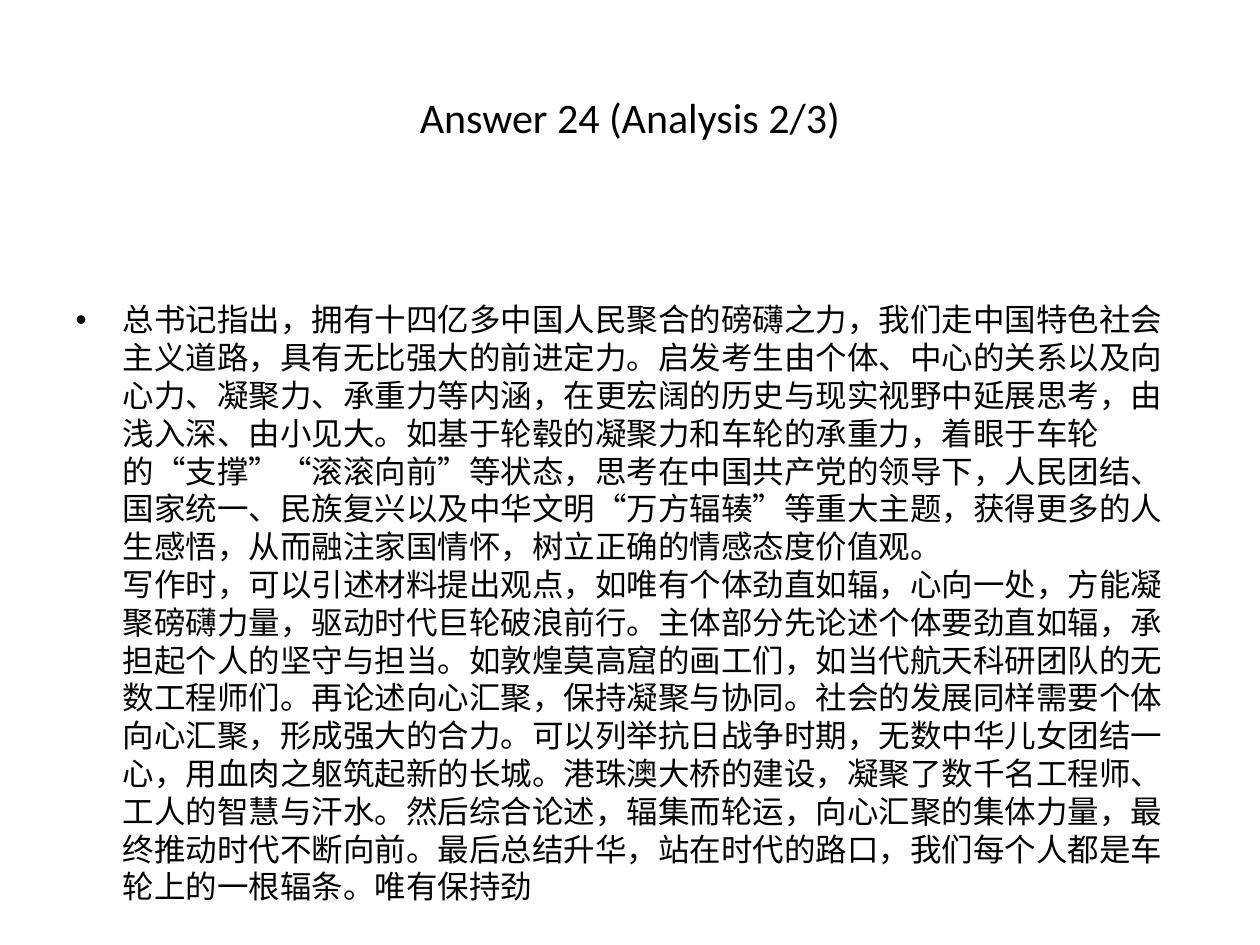
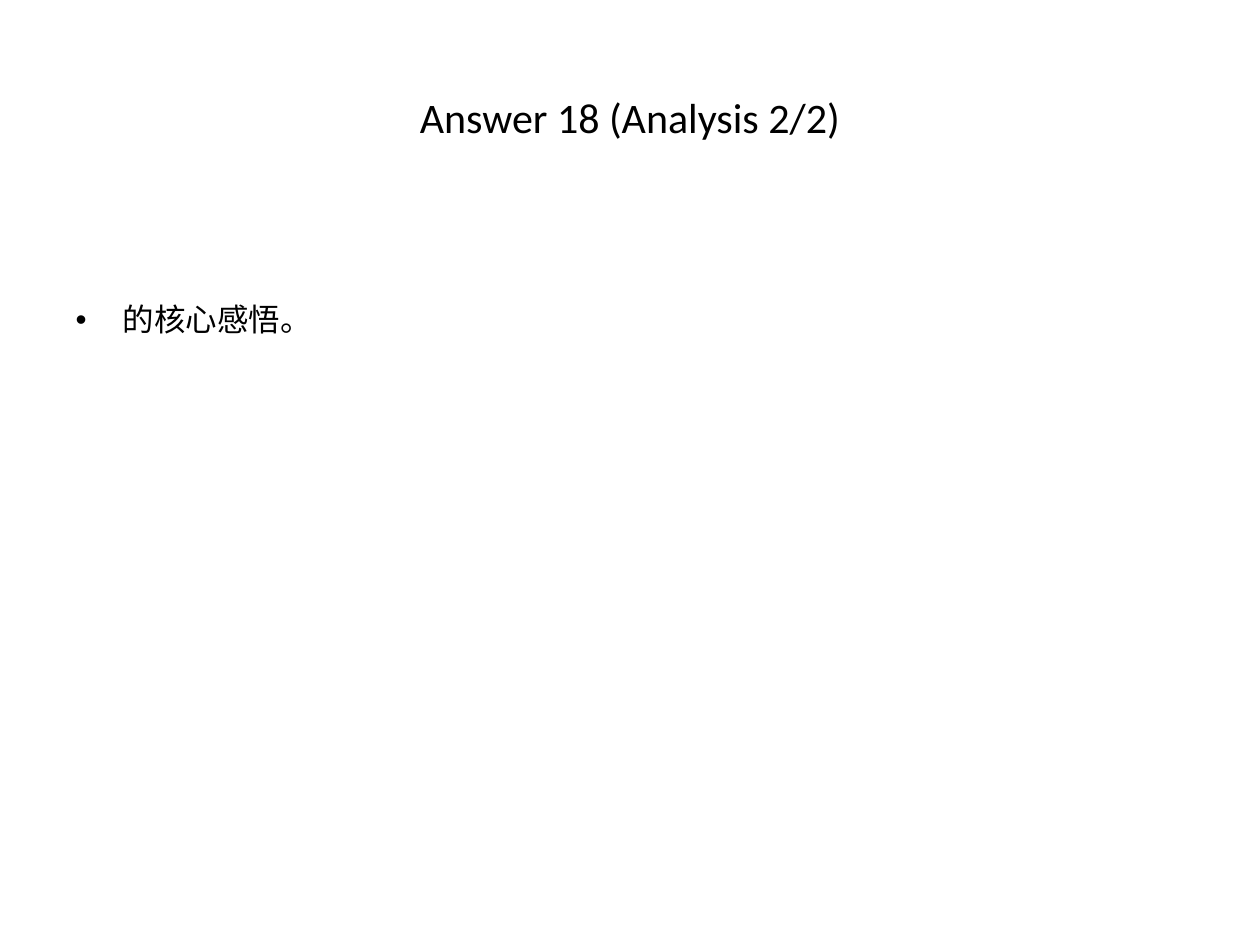
Before and after one commit to chenchen8486/word2ppt-assistant, a slide deck: slide 69 of 测试文档_processed.pptx (slide 73 before the commit). Drawn at 1260x945 pixels with LibreOffice and Linux fonts; fonts in the diff are those of the drawing. Boxes give left, top, right and bottom in pixels: in the first picture for what was removed or moved away, otherwise in the second. Text is boxed around its words. In the diff, an @@ line names an element or a change of style, - is before the commit and + after.

```diff
--- a/测试文档_processed.pptx
+++ b/测试文档_processed.pptx
@@ title at (x1=420, y1=102, x2=839, y2=140): text changed @@
-Answer 24 (Analysis 2/3)
+Answer 18 (Analysis 2/2)
@@ text at (x1=123, y1=304, x2=312, y2=334): text changed @@
-• 总书记指出，拥有十四亿多中国人民聚合的磅礴之力，我们走中国特色社会主义道路，具有无比强大的前进定力。启发考生由个体、中心的关系以及向心力、凝聚力、承重力等内涵，在更宏阔的历史与现实视野中延展思考，由浅入深、由小见大。如基于轮毂的凝聚力和车轮的承重力，着眼于车轮的“支撑”“滚滚向前”等状态，思考在中国共产党的领导下，人民团结、国家统一、民族复兴以及中华文明“万方辐辏”等重大主题，获得更多的人生感悟，从而融注家国情怀，树立正确的情感态度价值观。
-  写作时，可以引述材料提出观点，如唯有个体劲直如辐，心向一处，方能凝聚磅礴力量，驱动时代巨轮破浪前行。主体部分先论述个体要劲直如辐，承担起个人的坚守与担当。如敦煌莫高窟的画工们，如当代航天科研团队的无数工程师们。再论述向心汇聚，保持凝聚与协同。社会的发展同样需要个体向心汇聚，形成强大的合力。可以列举抗日战争时期，无数中华儿女团结一心，用血肉之躯筑起新的长城。港珠澳大桥的建设，凝聚了数千名工程师、工人的智慧与汗水。然后综合论述，辐集而轮运，向心汇聚的集体力量，最终推动时代不断向前。最后总结升华，站在时代的路口，我们每个人都是车轮上的一根辐条。唯有保持劲
+• 的核心感悟。
```
Also in this commit, not shown: 52 other slides changed, 26 slides added, 10 slides removed, 8 other files.
